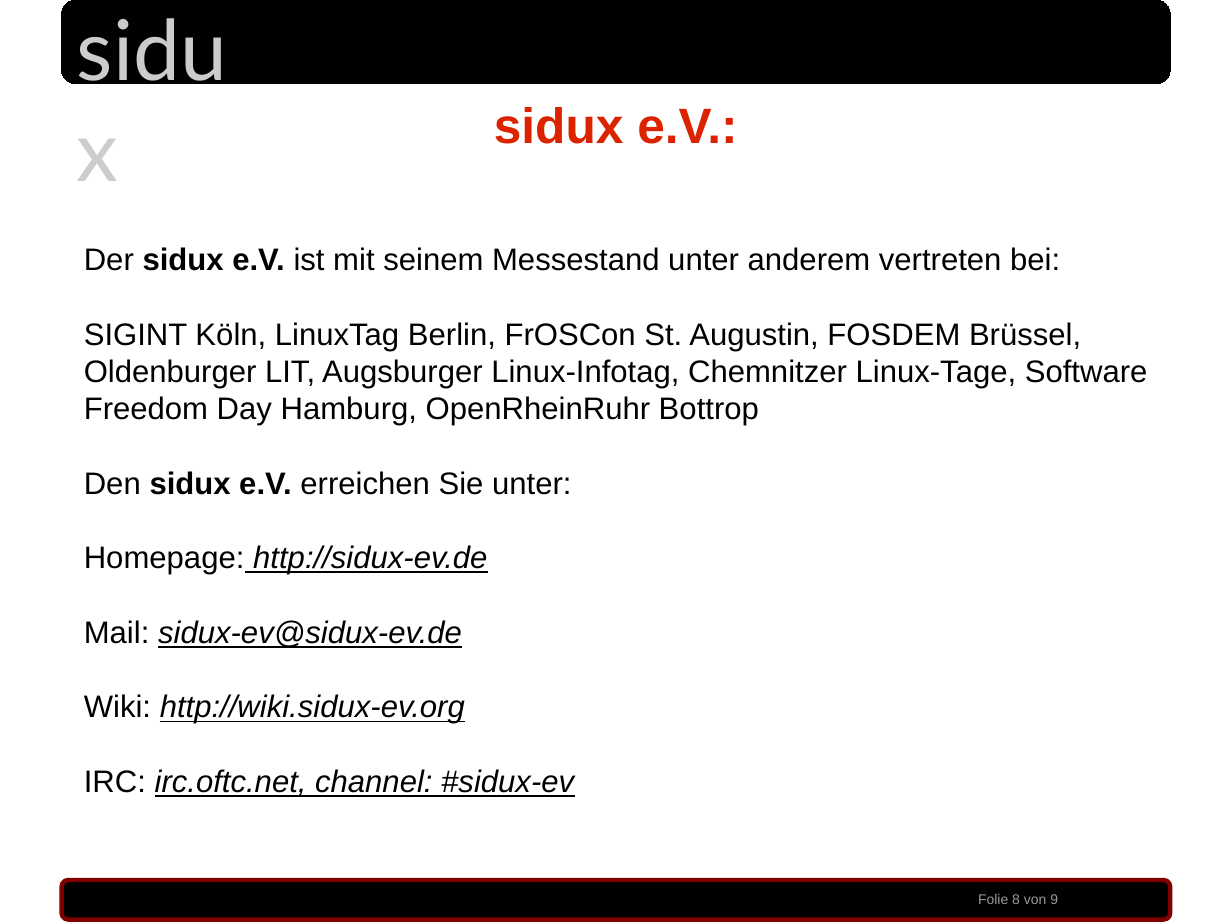
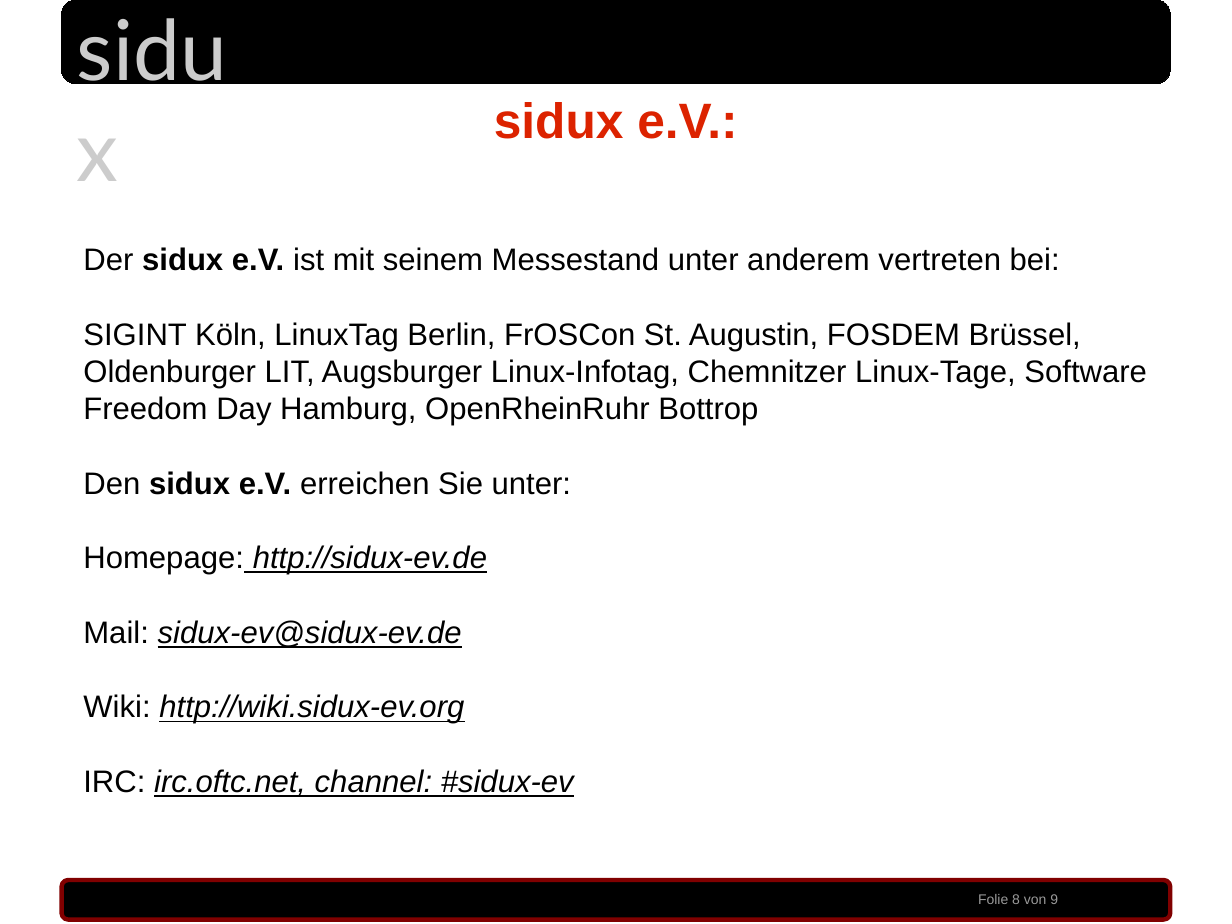
Before and after one commit to sidux-ev/praesentation, a slide deck: slide 8 of bin/sigint2010_koeln.odp. Drawn at 1232x924 pixels with LibreOffice and Linux fonts; fonts in the diff are those of the drawing; background and template pictures are left out. Boxes give left, top, right and bottom in pixels: in the first picture for what was removed or moved away, otherwise in the second. Text is boxed around its words. In the diff, an @@ line names an element or a change of style, - is before the commit and + after.

```diff
--- a/bin/sigint2010_koeln.odp
+++ b/bin/sigint2010_koeln.odp
@@ text "sidux e.V.:": place and size @@
-text "sidux e.V.:" at [494,107,737,144]
+text "sidux e.V.:" at [494,102,737,139]
```
Also in this commit, not shown: 8 other slides changed, 5 other files.
